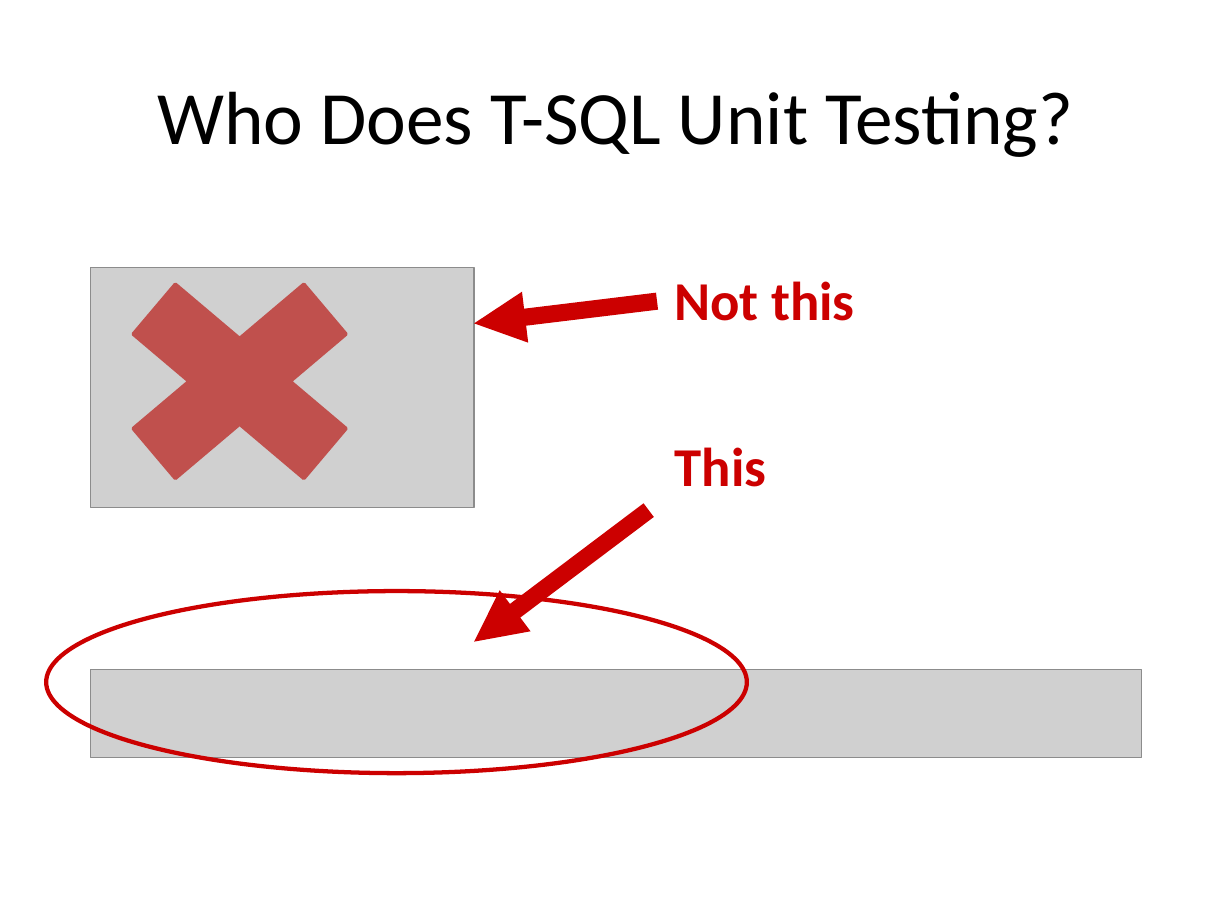
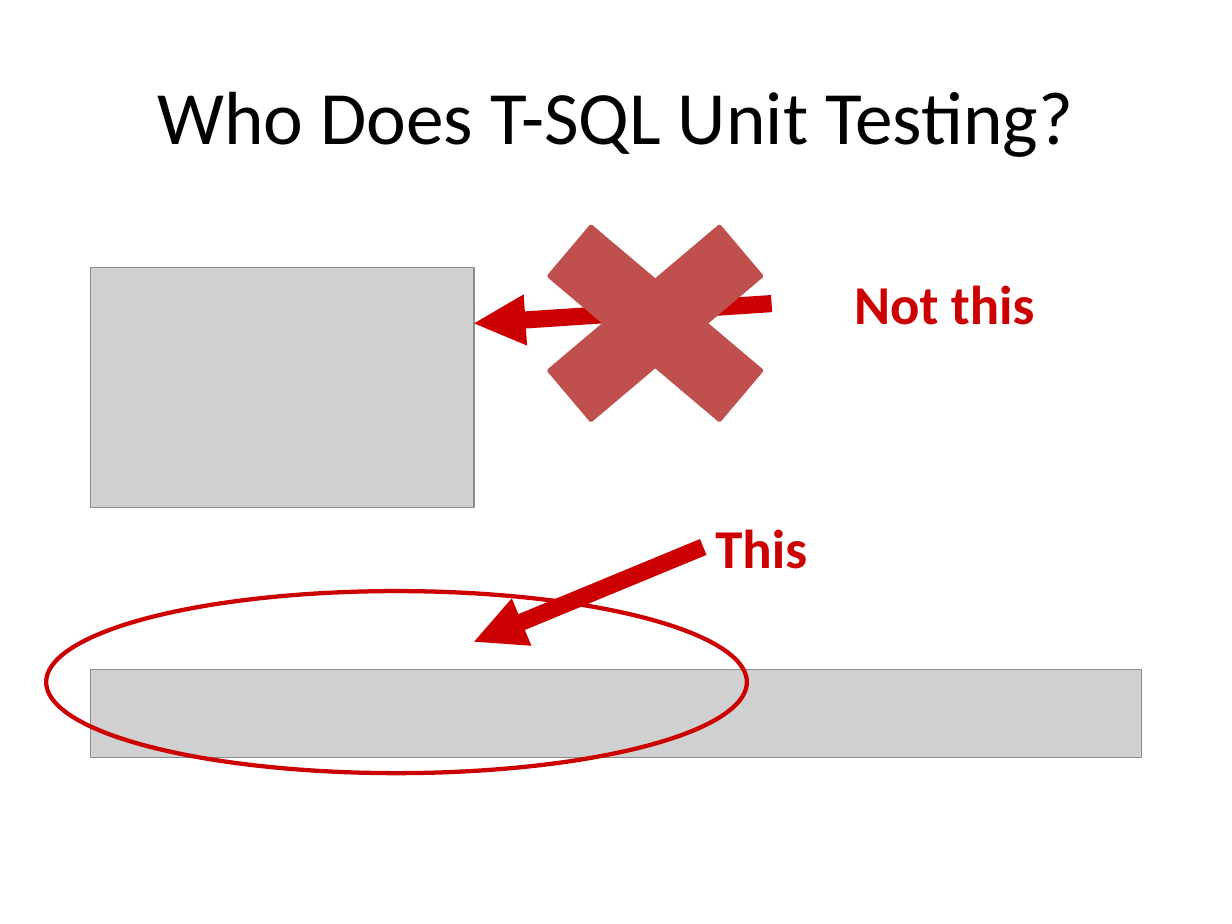
Before and after one commit to way0utwest/UnitTestingTSQL, a slide deck: slide 4 of UnitTestingTSQL.pptx. Drawn at 1232x924 pixels with LibreOffice and Linux fonts; fonts in the diff are those of the drawing; grey boxes stand for pictures. Boxes give left, top, right and bottom in pixels: in the first picture for what was removed or moved away, otherwise in the second. Text is boxed around its words. In the diff, an @@ line names an element or a change of style, - is before the commit and + after.

```diff
--- a/UnitTestingTSQL.pptx
+++ b/UnitTestingTSQL.pptx
@@ cross moved from (x1=75, y1=243, x2=404, y2=521) to (x1=492, y1=185, x2=821, y2=463) @@
@@ text "Not this" moved from (x1=674, y1=281, x2=855, y2=321) to (x1=854, y1=285, x2=1035, y2=325) @@
@@ arrow moved from (657, 301) - (474, 323) to (771, 303) - (474, 323) @@
@@ text "This" moved from (x1=675, y1=447, x2=767, y2=487) to (x1=715, y1=529, x2=807, y2=569) @@
@@ arrow moved from (649, 510) - (474, 642) to (703, 547) - (474, 642) @@
```
Also in this commit, not shown: 6 other slides changed, 2 slides added, 6 slides removed, 10 other files.
